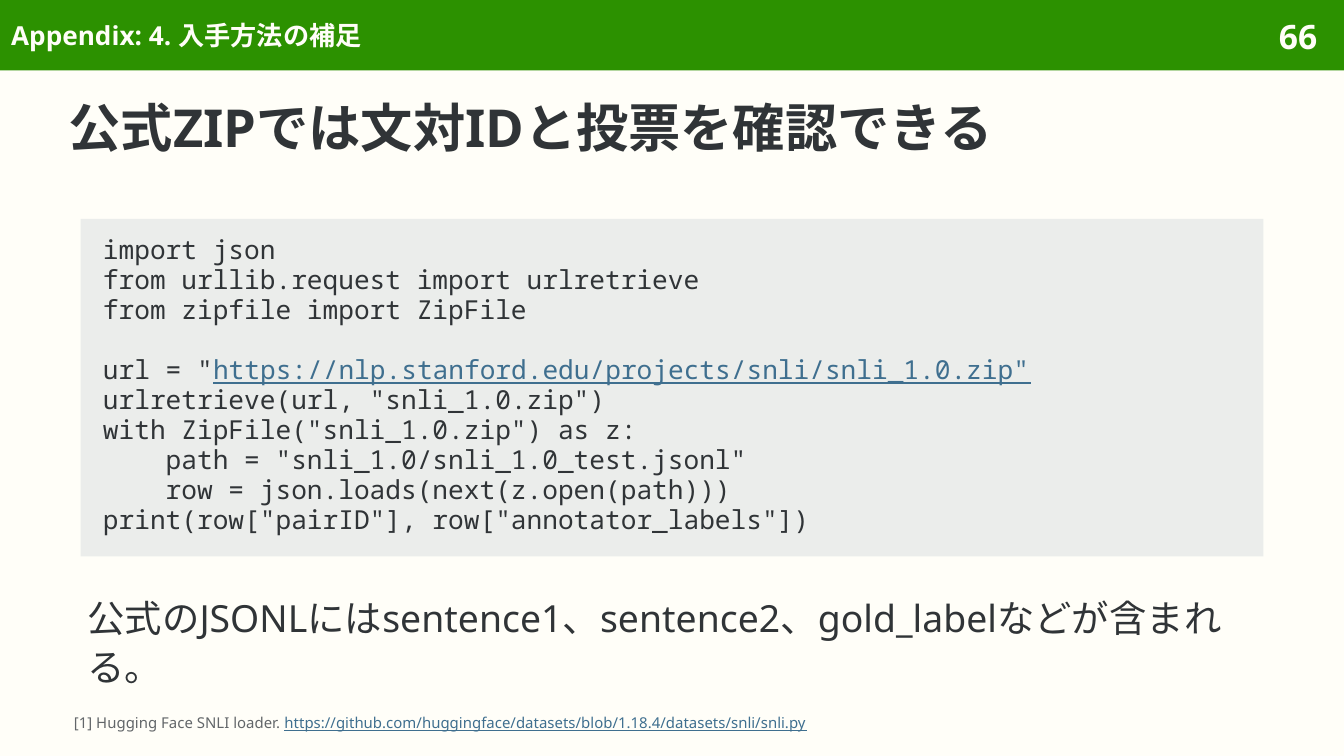
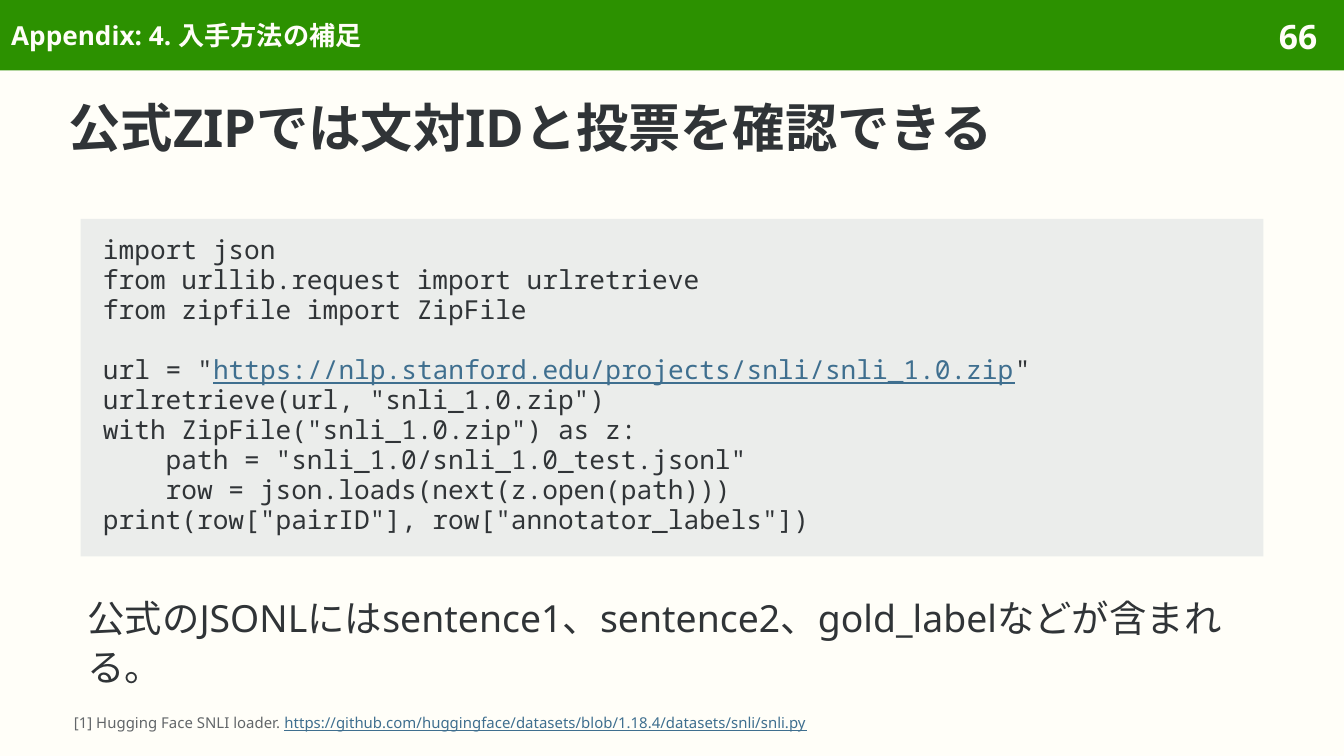
Before and after one commit to sasakiy84/datasets-in-10-minutes, a slide deck: slide 66 of slides/datasets-in-10-minutes-snli.pptx. Drawn at 1344x756 pixels with LibreOffice and Linux fonts; fonts in the diff are those of the drawing. Boxes give left, top, right and bottom in pixels: in the first picture for what was removed or moved away, otherwise in the second. Text is boxed around its words. In the diff, an @@ line names an element or a change of style, - is before the commit and + after.

Commit message:
Improve snli answer visibility and citation wording

```diff
--- a/slides/datasets-in-10-minutes-snli.pptx
+++ b/slides/datasets-in-10-minutes-snli.pptx
@@ text at [103,359,1031,386]: text colour #3F6F8F to #303437, underline off in ""https://nlp.stanford.edu/projects/snli/snli_1.0.zip"" @@
```
Also in this commit, not shown: 14 other slides changed, 6 other files.
